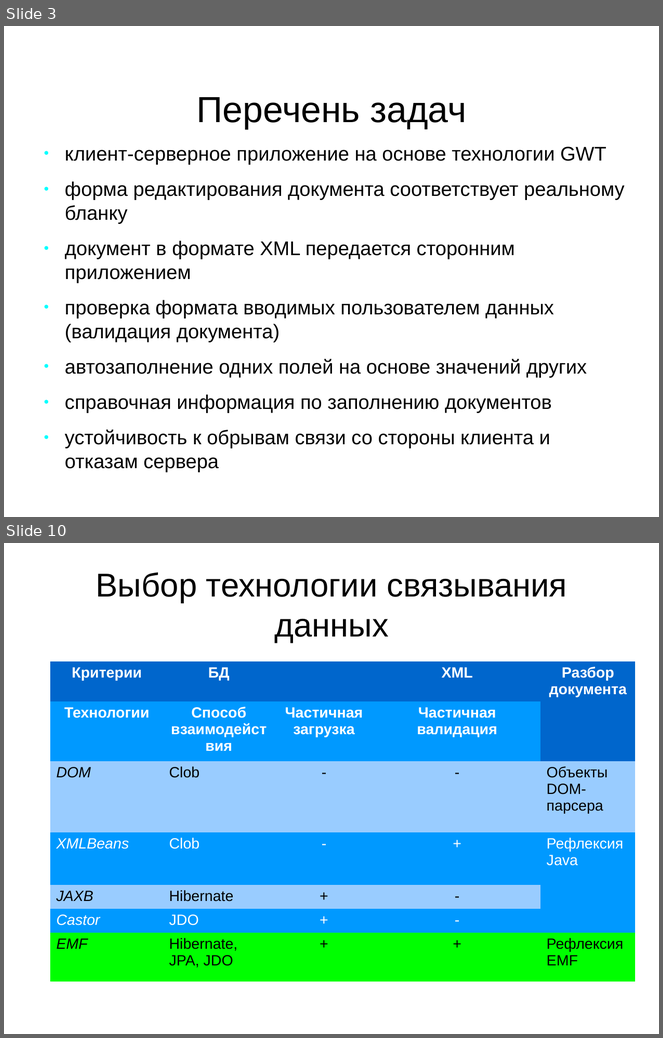
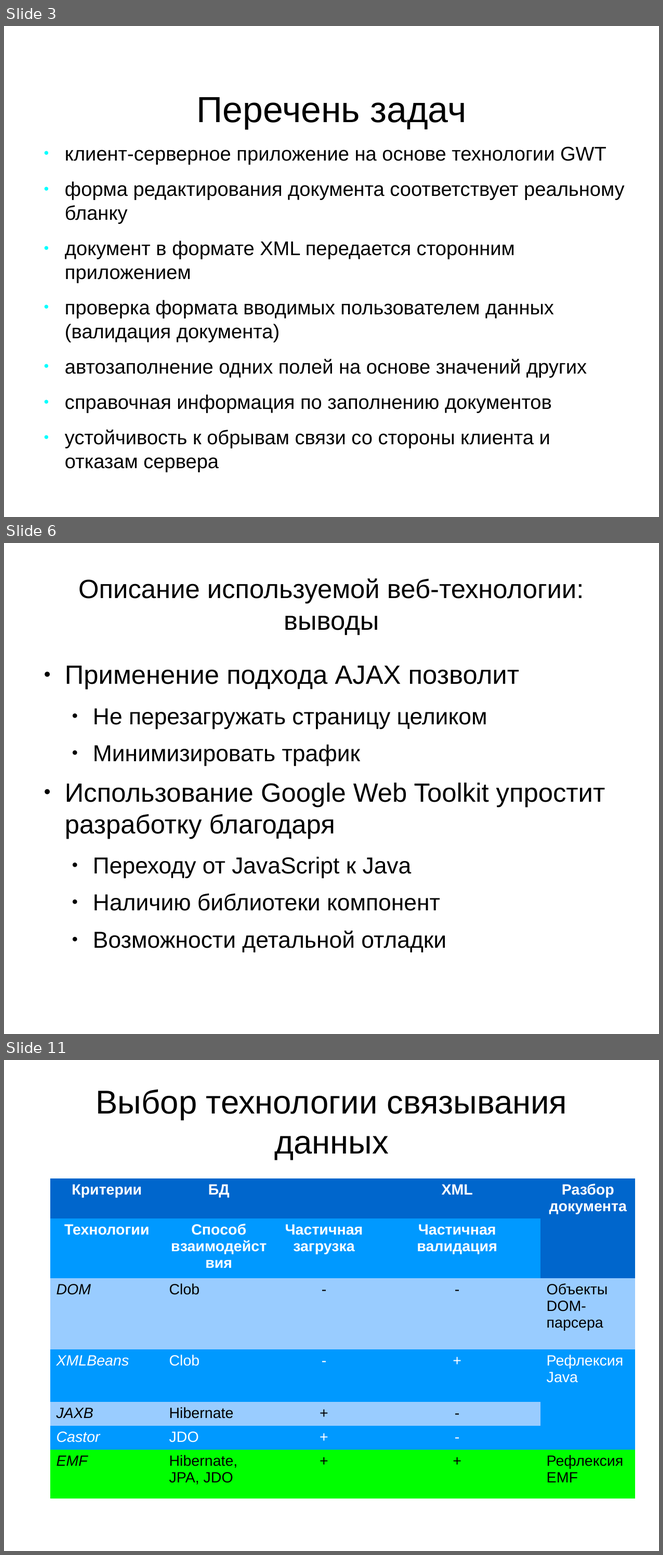
Before and after one commit to aeremenok/a-team-777, a slide deck: diploma/eav/diploma/demo.odp. Shown one above the other, each under a label of ours: slides 3 and 10 before the commit, slides 3, 6 and 11 after it; the slides between them are not shown. The pictures are 663x1038 and 663x1555 pixels, drawn with LibreOffice and Linux fonts; fonts in the diff are those of the drawing. Boxes give left, top, right and bottom in pixels: in the first picture for what was removed or moved away, otherwise in the second. Text is boxed around its words. In the diff, an @@ line names an element or a change of style, - is before the commit and + after.

```diff
--- a/diploma/eav/diploma/demo.odp
+++ b/diploma/eav/diploma/demo.odp
@@ slide 6 added at bbox=[4, 543, 659, 1034], background #FFFFFF @@
@@ title added at bbox=[78, 578, 584, 635], 32 pt, text #000000 @@
+Описание используемой веб-технологии: выводы
@@ text added at bbox=[65, 666, 606, 953], 28 pt, text #000000 @@
+● Применение подхода AJAX позволит
+  ● Не перезагружать страницу целиком
+  ● Минимизировать трафик
+● Использование Google Web Toolkit упростит разработку благодаря
+  ● Переходу от JavaScript к Java
+  ● Наличию библиотеки компонент
+  ● Возможности детальной отладки
@@ what was slide 10 is now slide 11 @@
```
Also in this commit, not shown: 2 slides changed, 4 other slides added, 4 slides removed, 1 other file.
